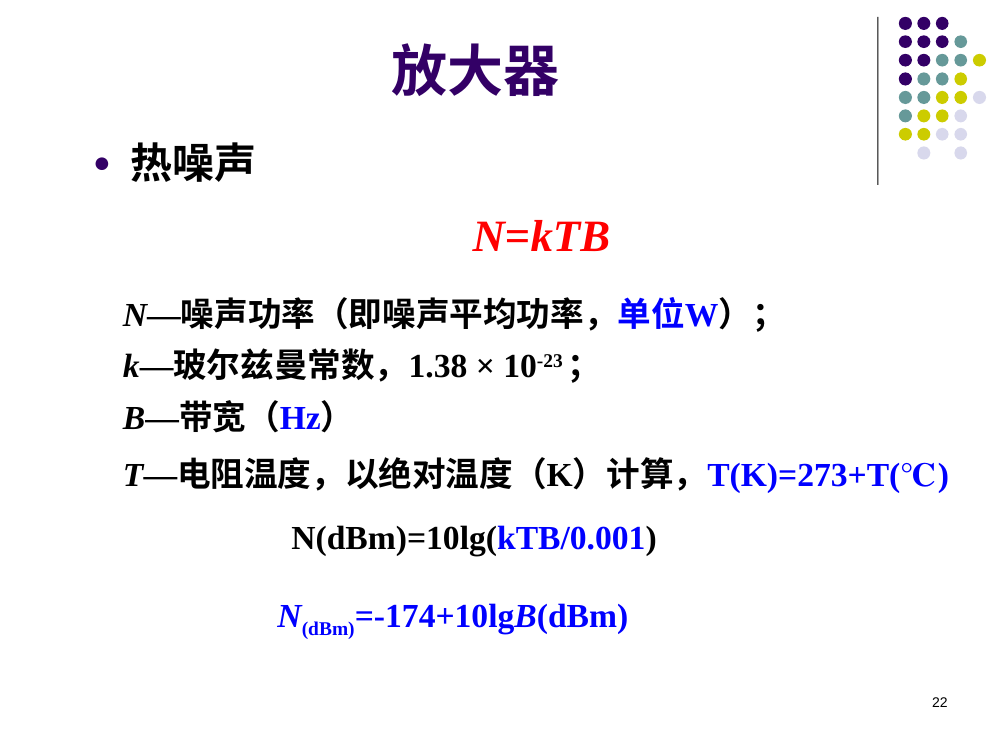
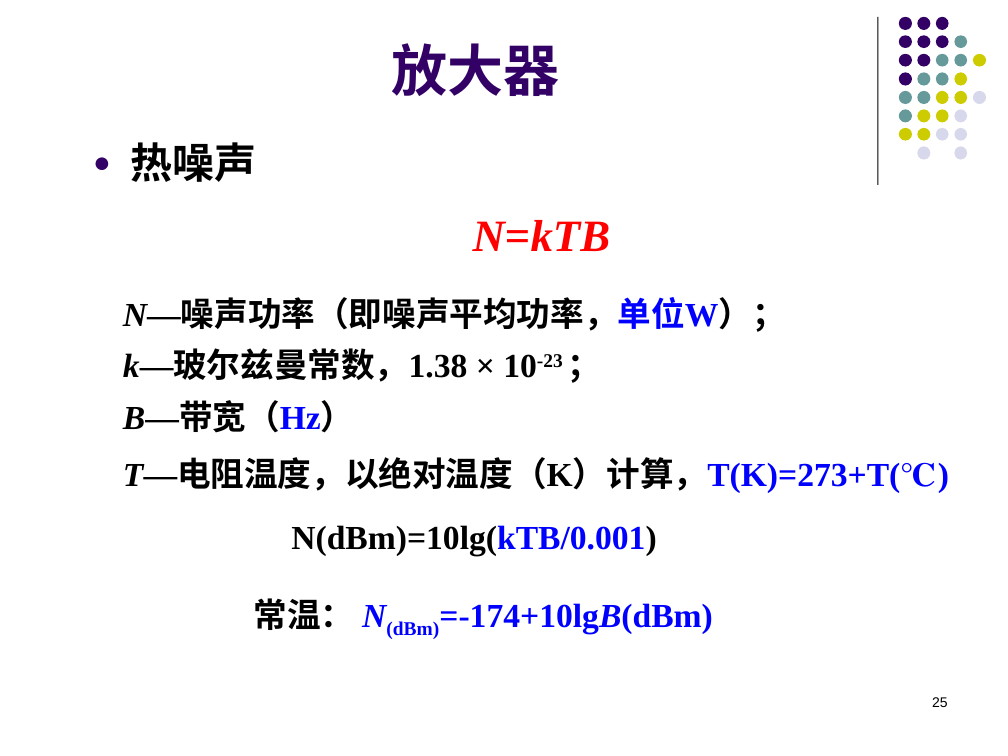
Before and after one commit to lyMeiSEU/ly_schoolhelper, a slide deck: slide 25 of 通信电子/复习.pptx (slide 22 before the commit). Drawn at 1008x756 pixels with LibreOffice and Linux fonts; fonts in the diff are those of the drawing; background and template pictures are left out. Boxes give left, top, right and bottom in pixels: in the first picture for what was removed or moved away, otherwise in the second. Text is boxed around its words. In the diff, an @@ line names an element or a change of style, - is before the commit and + after.

```diff
--- a/通信电子/复习.pptx
+++ b/通信电子/复习.pptx
@@ text at (254, 598, 712, 639): text changed @@
-N(dBm)=-174+10lgB(dBm)
+常温： N(dBm)=-174+10lgB(dBm)
@@ page number at (932, 697, 948, 707): text changed @@
-22
+25
```
Also in this commit, not shown: 7 other slides changed, 4 slides added, 1 slide removed, 3 other files.
